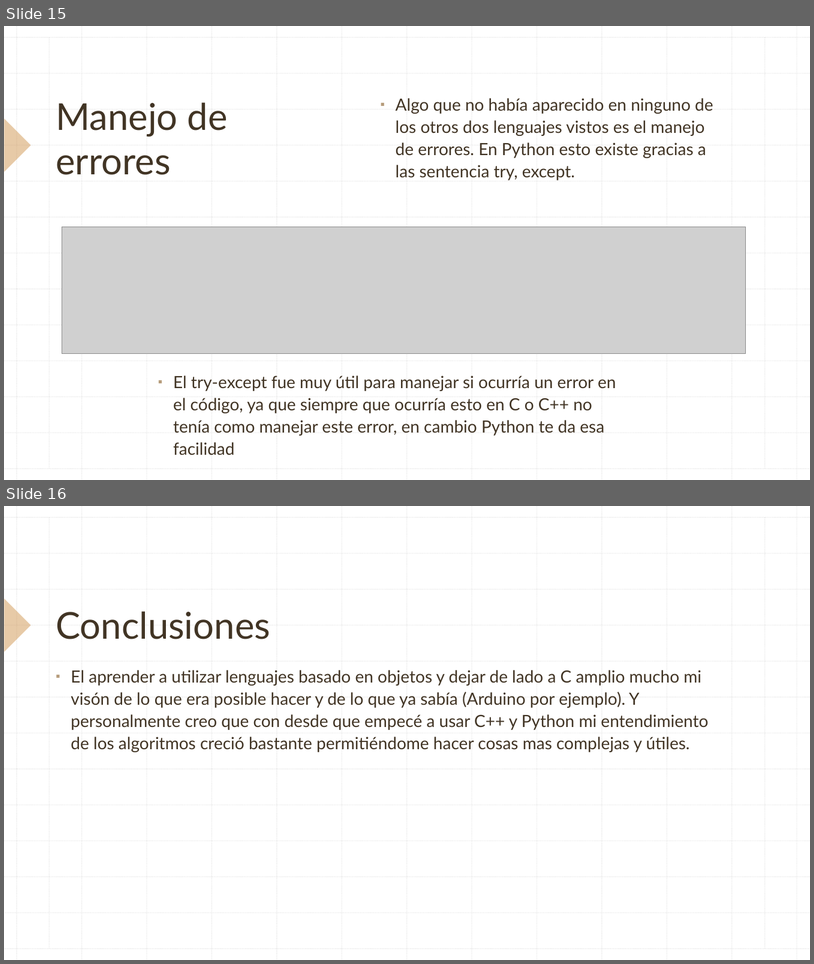
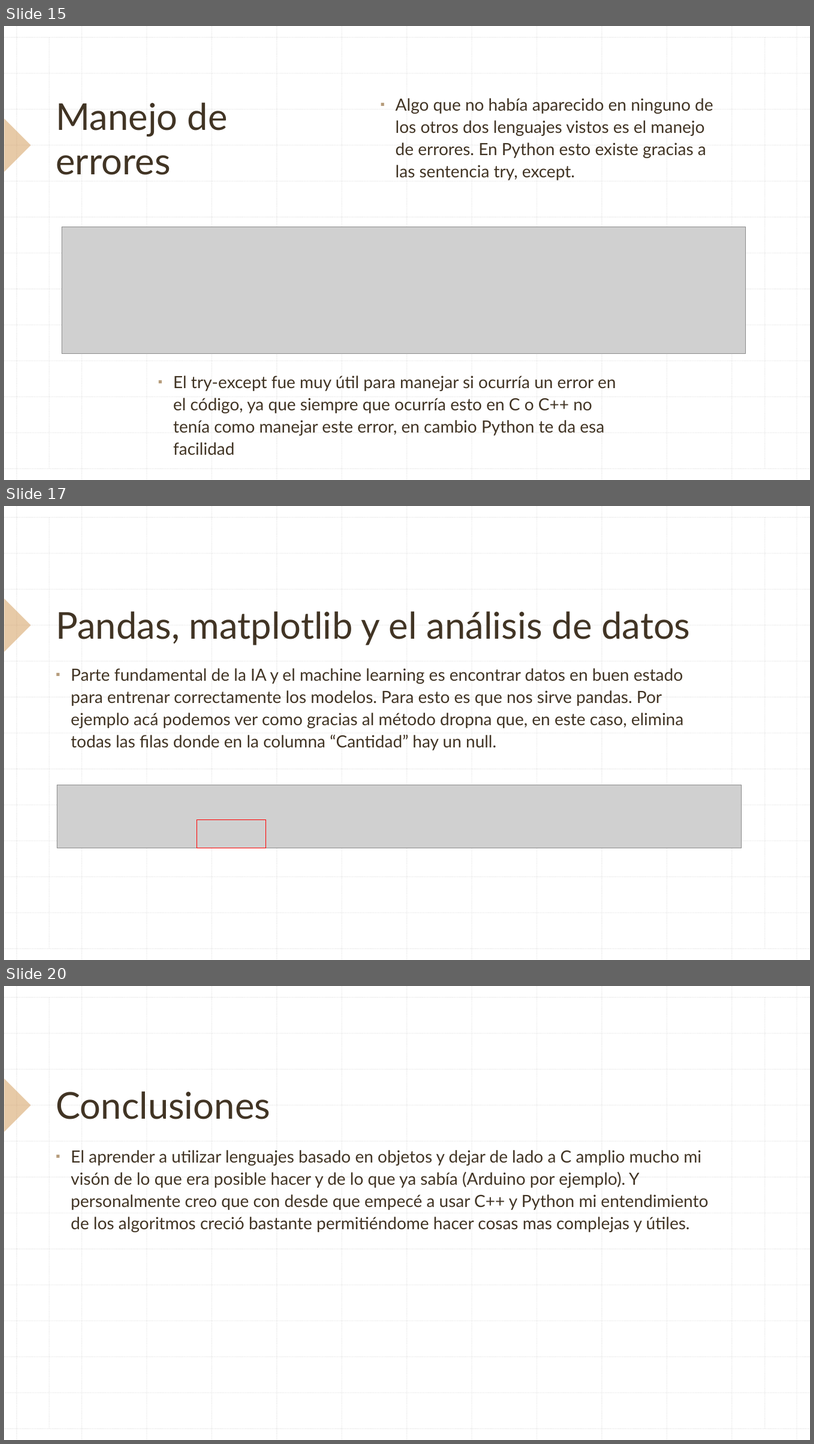
Before and after one commit to RamiroCS-hub/Lenguajes-Portfolio, a slide deck: Lenguajes Electrónicos.pptx. Shown one above the other, each under a label of ours: slides 15 and 16 before the commit, slides 15, 17 and 20 after it; the slides between them are not shown. The pictures are 814x964 and 814x1444 pixels, drawn with LibreOffice and Linux fonts; fonts in the diff are those of the drawing; grey boxes stand for pictures. Boxes give left, top, right and bottom in pixels: in the first picture for what was removed or moved away, otherwise in the second. Text is boxed around its words. In the diff, an @@ line names an element or a change of style, - is before the commit and + after.

```diff
--- a/Lenguajes Electrónicos.pptx
+++ b/Lenguajes Electrónicos.pptx
@@ slide 17 added at (4,506,810,960), background #FFFFFF; not listed: 29 template elements that a slide beside it also shows @@
@@ title added at (56,611,690,645), 44 pt, text #413424 @@
+Pandas, matplotlib y el análisis de datos
@@ text added at (71,668,684,750), 20 pt, text #413424 @@
+▪ Parte fundamental de la IA y el machine learning es encontrar datos en buen estado para entrenar correctamente los modelos. Para esto es que nos sirve pandas. Por ejemplo acá podemos ver como gracias al método dropna que, en este caso, elimina todas las filas donde en la columna “Cantidad” hay un null.
@@ picture added at (57,785,742,848) @@
@@ rectangle added at (197,819,266,848), outline #FF0000 1 pt @@
@@ what was slide 16 is now slide 20 @@
```
Also in this commit, not shown: 3 other slides added, 2 other files.
